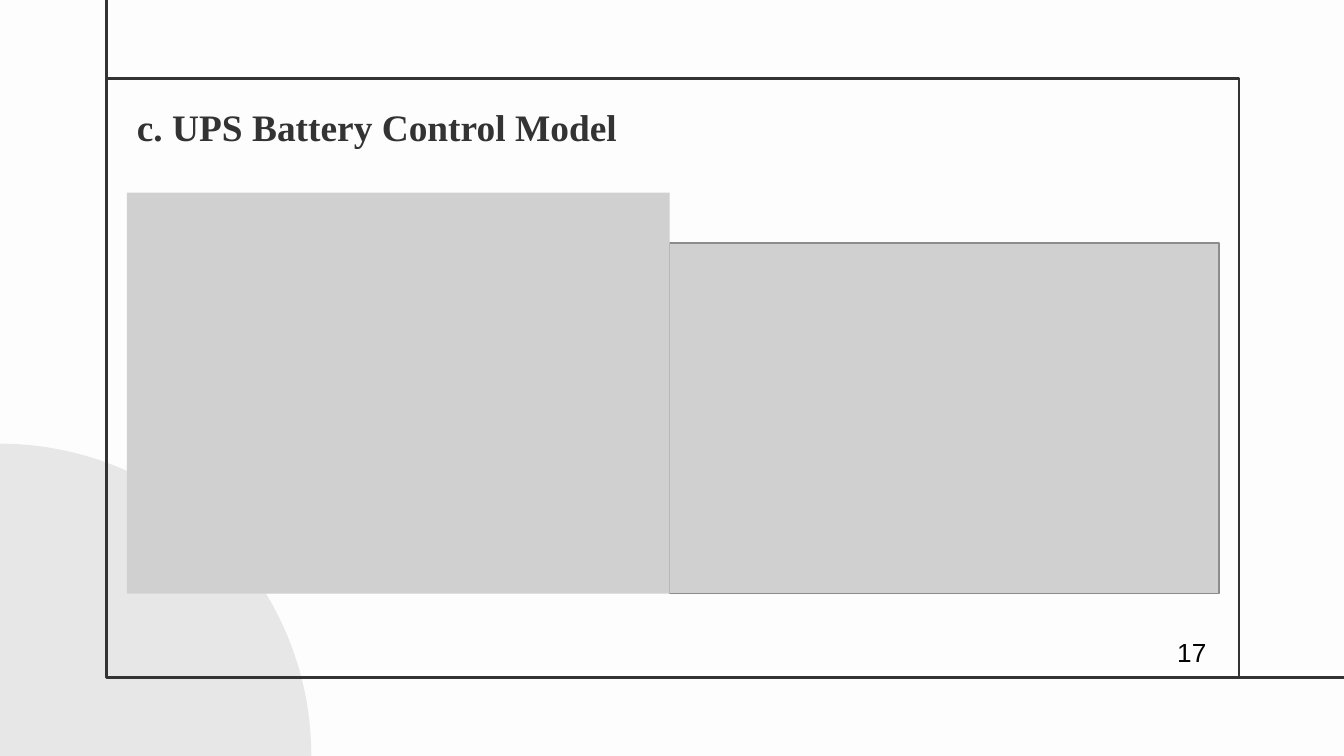
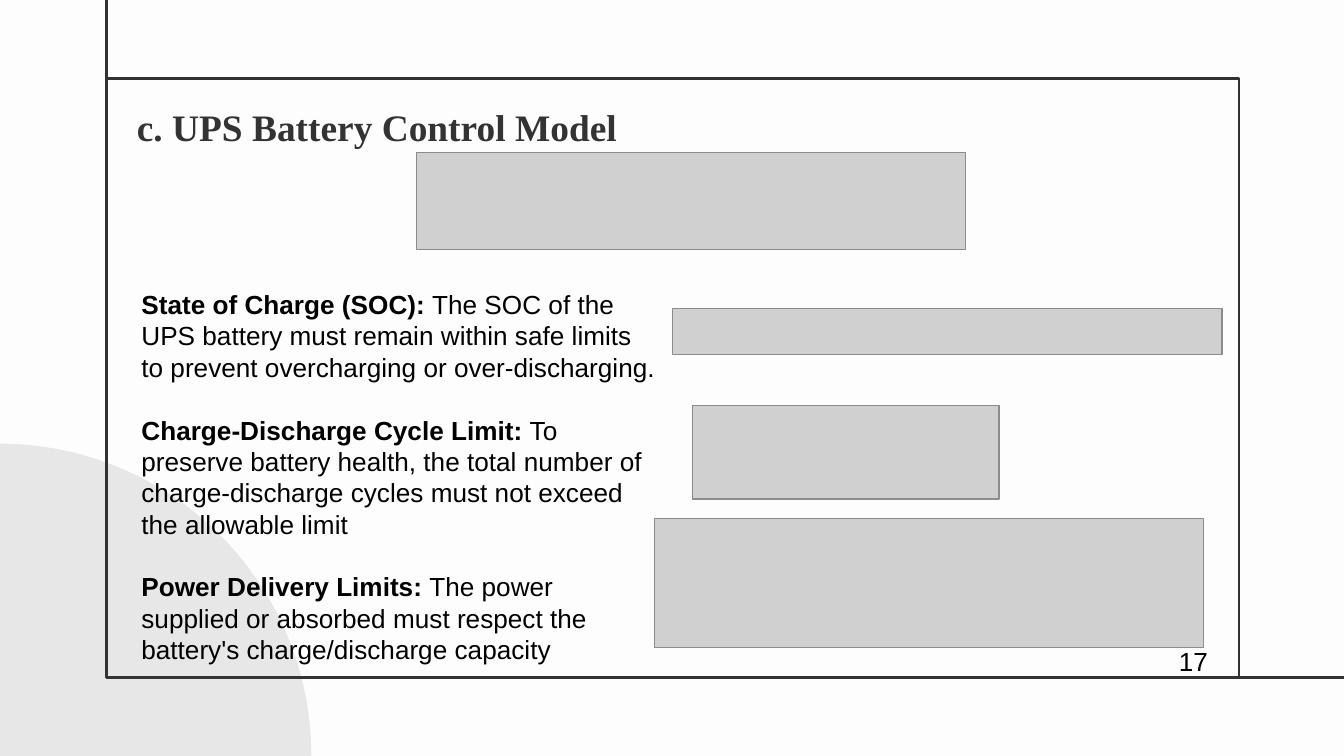
Before and after one commit to smahmuddz/cloudcomputingslides, a slide deck: slide 18 of Multi Data Center Tie Line Power SmoothingMethod Based on Demand Response.pptx. Drawn at 1344x756 pixels with LibreOffice and Linux fonts; fonts in the diff are those of the drawing; grey boxes stand for pictures. Boxes give left, top, right and bottom in pixels: in the first picture for what was removed or moved away, otherwise in the second. Text is boxed around its words. In the diff, an @@ line names an element or a change of style, - is before the commit and + after.

```diff
--- a/Multi Data Center Tie Line Power SmoothingMethod Based on Demand Response.pptx
+++ b/Multi Data Center Tie Line Power SmoothingMethod Based on Demand Response.pptx
@@ picture: place and size @@
-picture at [669,243,1219,594]
+picture at [417,152,966,249]
@@ picture removed at [126,192,669,594] @@
@@ text added at [141,295,655,665], 14 pt, text #000000 @@
+State of Charge (SOC): The SOC of the UPS battery must remain within safe limits to prevent overcharging or over-discharging.
+Charge-Discharge Cycle Limit: To preserve battery health, the total number of charge-discharge cycles must not exceed the allowable limit
+Power Delivery Limits: The power supplied or absorbed must respect the battery's charge/discharge capacity
@@ picture added at [673,309,1223,355] @@
@@ picture added at [692,406,999,500] @@
@@ picture added at [655,519,1204,648] @@
@@ text "17" rewrapped from [1177,644,1206,662] to [1179,653,1208,677] @@
```
